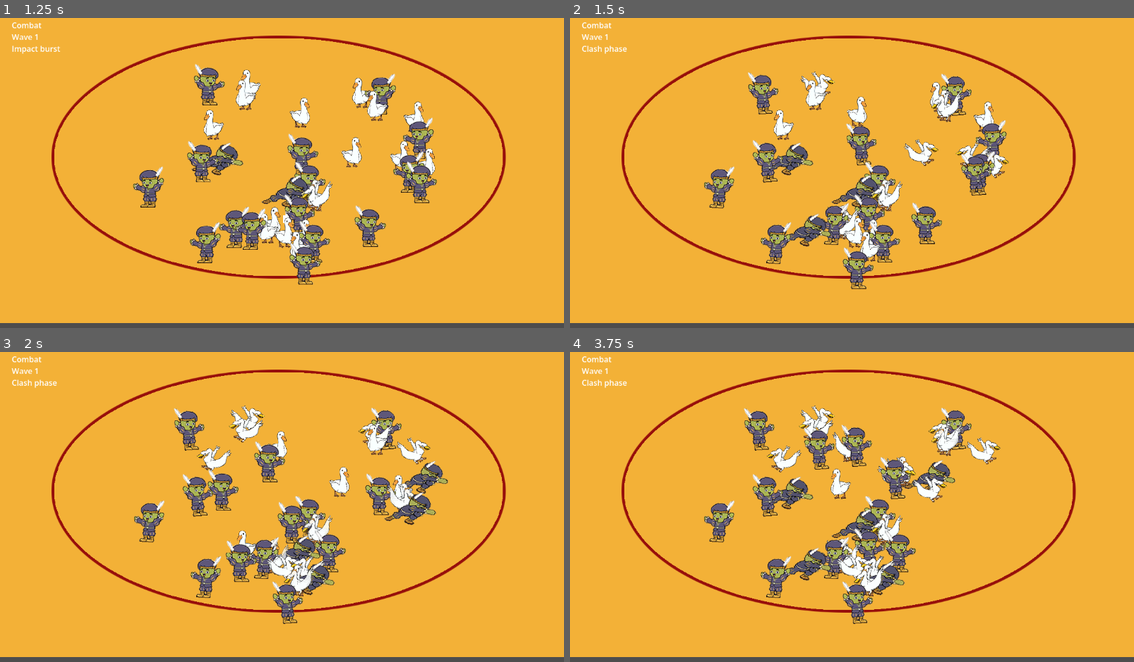
Above: before the commit, frames 1-4 (two rows, left to right).
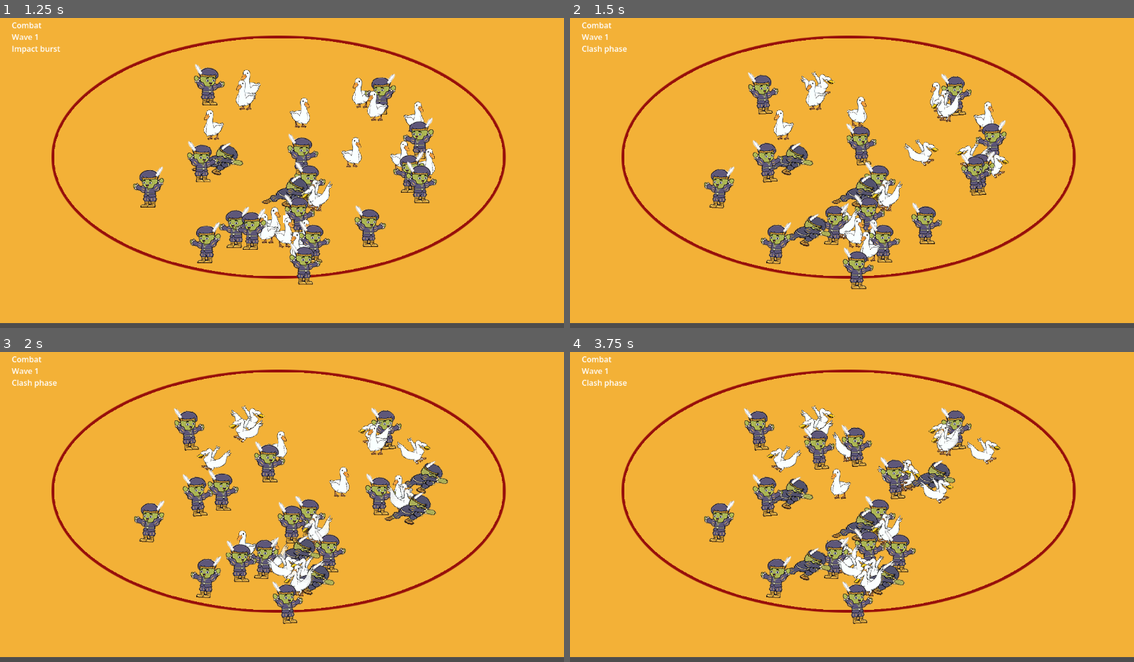
Above: after the commit, the same moments.

Repository: changingzhao-cpu/demo
Game: Godot game, scene res://scenes/main/main_scene.tscn
Two runs of this game, one before a commit and one after it. Both use one fixed random seed, a clock stepped at 60 frames per second and the inputs below.
Inputs (mouse positions are in pixels of both pictures, inside the frame that each line leads up to):
- Up to frame 1 (1.25 s): tap Enter at 0.5, 0.6 s; move the mouse to (406, 154) at 0.52 s; click (406, 154) at 0.67 s
- Up to frame 2 (1.5 s): move the mouse to (739, 185) at 1.27 s; tap Keypad Enter at 1.35 s; click (739, 185) at 1.42 s
- Up to frame 3 (2 s): no input
- Up to frame 4 (3.75 s): move the mouse to (908, 435) at 2.02 s; tap Enter at 2.1, 3.6 s; click (908, 435) at 2.17 s; move the mouse to (823, 565) at 2.77 s; tap Keypad Enter at 2.85 s; click (823, 565) at 2.92 s; move the mouse to (1021, 550) at 3.52 s; click (1021, 550) at 3.67 s

Frame 1 is identical in both runs. In frame 2, less than 0.1% of the frame differs, in the area x 45-52%, y 60-72%; in frame 3, less than 0.1%; in frame 4, 0.5%, in the area x 56-69%, y 33-49%.

Commit message:
Lock unit movement during attack hold.
Keep screen-space position fixed while the attack pose is active so units do not slide during the attack recovery window.

Co-Authored-By: Claude Sonnet 4.6 (1M context) <noreply@anthropic.com>

Diff:
--- a/scripts/presentation/unit_view.gd
+++ b/scripts/presentation/unit_view.gd
@@ -115,7 +115,9 @@
 	if not _is_bound:
 		visible = false
 		return
-	position = world_position
+	var should_lock_position := _attack_frame_timer > 0.0 or _attack_pulse_strength > 0.0
+	if not should_lock_position:
+		position = world_position
 	_is_enemy = team_id == 1
 	_visual_facing_sign = facing_sign if absf(facing_sign) > 0.0 else (-1.0 if _is_enemy else 1.0)
 	_visual_motion_strength = clampf(absf(move_speed) / 2.0, 0.0, MAX_MOTION_STRENGTH)
--- a/tests/battle/test_battle_controller_tick_loop.gd
+++ b/tests/battle/test_battle_controller_tick_loop.gd
@@ -9,6 +9,7 @@
 	_test_tick_enters_reward_when_enemies_are_gone(failures)
 	_test_tick_enters_settle_when_all_allies_are_gone(failures)
 	_test_tick_preserves_recent_death_data_before_cleanup(failures)
+	_test_attack_lock_blocks_immediate_movement(failures)
 	return failures
 
 func _test_tick_combat_advances_simulation_work(failures: Array[String]) -> void:
@@ -86,6 +87,40 @@
 		_assert_true(Vector2(death_event.get("position", Vector2.ZERO)).distance_to(expected_position) < 0.8, "death event should stay near the killed unit's last position", failures)
 	controller.free()
 
+func _test_attack_lock_blocks_immediate_movement(failures: Array[String]) -> void:
+	var controller = BattleControllerScript.new(WAVE_DEFS_PATH)
+	controller.start_run()
+	var store = controller.call("get_entity_store")
+	var live_entity_ids: Array = controller.call("get_live_entity_ids")
+	var attacker_id := -1
+	var target_id := -1
+	for entity_id_variant in live_entity_ids:
+		var entity_id := int(entity_id_variant)
+		if store.team_id[entity_id] == 0:
+			attacker_id = entity_id
+			break
+	for entity_id_variant in live_entity_ids:
+		var entity_id := int(entity_id_variant)
+		if store.team_id[entity_id] == 1:
+			target_id = entity_id
+			break
+	if attacker_id == -1 or target_id == -1:
+		failures.append("tick loop attack lock test requires ally and enemy entities")
+		controller.free()
+		return
+	store.position_x[attacker_id] = 0.0
+	store.position_y[attacker_id] = 0.0
+	store.position_x[target_id] = 1.0
+	store.position_y[target_id] = 0.0
+	store.target_id[attacker_id] = target_id
+	store.attack_cd[attacker_id] = 0.0
+	controller.call("tick_combat", 0.016)
+	var locked_position := Vector2(store.position_x[attacker_id], store.position_y[attacker_id])
+	controller.call("tick_combat", 0.016)
+	var after_followup_tick := Vector2(store.position_x[attacker_id], store.position_y[attacker_id])
+	_assert_true(locked_position.distance_to(after_followup_tick) <= 0.001, "unit should remain locked in place immediately after attacking instead of moving before the attack pose finishes", failures)
+	controller.free()
+
 func _assert_true(value: bool, message: String, failures: Array[String]) -> void:
 	if not value:
 		failures.append(message)
--- a/tests/presentation/test_unit_view_motion_feedback.gd
+++ b/tests/presentation/test_unit_view_motion_feedback.gd
@@ -7,6 +7,7 @@
 	_test_visual_sync_exposes_facing_and_motion(failures)
 	_test_dead_visual_sync_keeps_motion_feedback_observable(failures)
 	_test_motion_feedback_stays_bounded_and_keeps_unit_readable(failures)
+	_test_attack_hold_locks_position_updates(failures)
 	return failures
 
 func _test_visual_sync_exposes_facing_and_motion(failures: Array[String]) -> void:
@@ -52,6 +53,15 @@
 	_assert_eq(float(enemy_view.call("get_visual_facing_sign")), -1.0, "enemy motion feedback should preserve readable reverse facing", failures)
 	enemy_view.free()
 
+func _test_attack_hold_locks_position_updates(failures: Array[String]) -> void:
+	var view = UnitViewScript.new()
+	view.bind_entity(21)
+	view.call("sync_from_entity_visual", Vector2(10.0, 10.0), true, 0, 0.0, 1.0, 0)
+	view.call("trigger_attack_pulse")
+	view.call("sync_from_entity_visual", Vector2(40.0, 10.0), true, 0, 6.0, 1.0, 3)
+	_assert_eq(view.global_position, Vector2(10.0, 10.0), "unit should hold its current screen position while the attack pose is still active", failures)
+	view.free()
+
 func _assert_true(value: bool, message: String, failures: Array[String]) -> void:
 	if not value:
 		failures.append(message)
